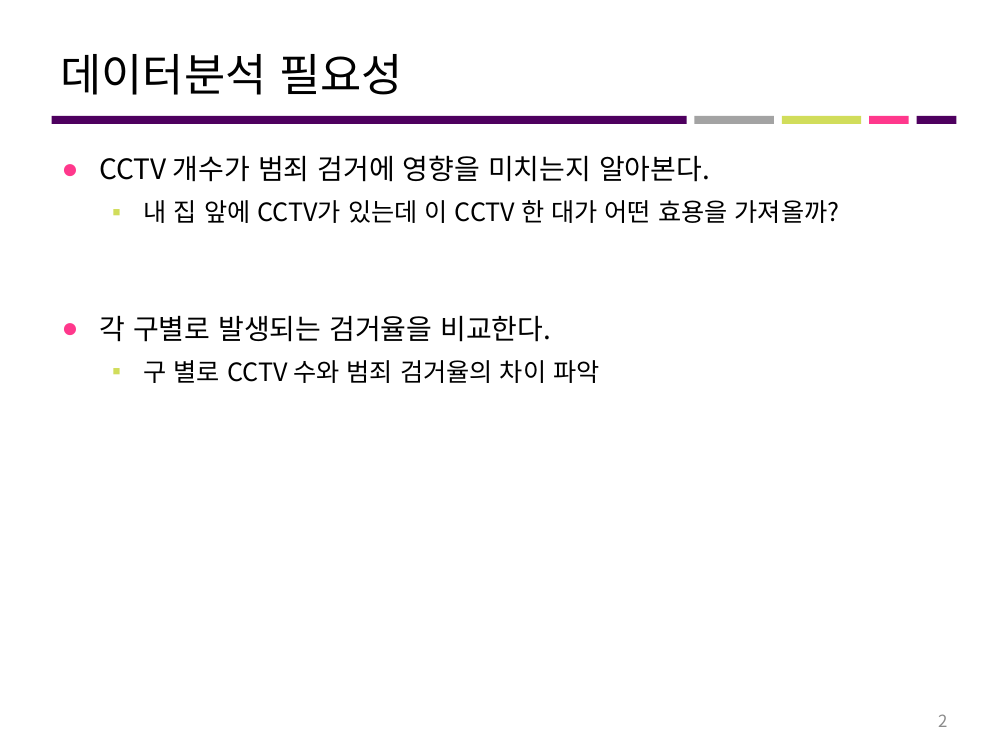
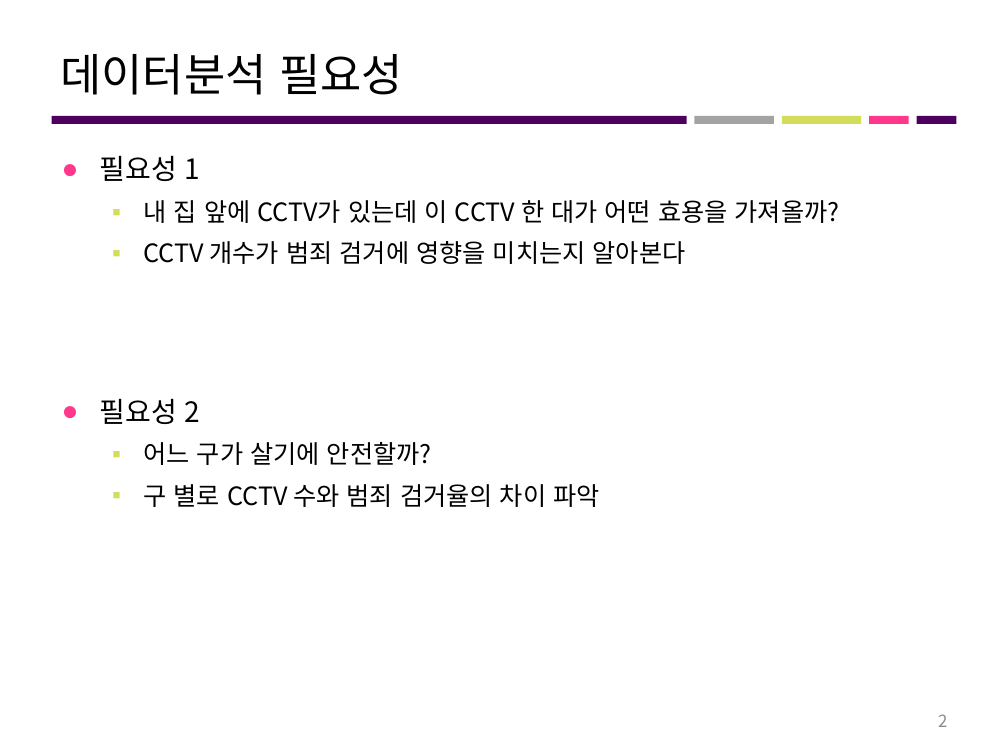
Before and after one commit to seongeun1/Projects-in-BigdataProgramming, a slide deck: slide 2 of Mission2/20160535_Mission2.pptx. Drawn at 1008x756 pixels with LibreOffice and Linux fonts; fonts in the diff are those of the drawing. Boxes give left, top, right and bottom in pixels: in the first picture for what was removed or moved away, otherwise in the second. Text is boxed around its words. In the diff, an @@ line names an element or a change of style, - is before the commit and + after.

```diff
--- a/Mission2/20160535_Mission2.pptx
+++ b/Mission2/20160535_Mission2.pptx
@@ text at bbox=[99, 155, 201, 181]: text changed @@
-● CCTV 개수가 범죄 검거에 영향을 미치는지 알아본다.
+● 필요성 1
@@ text at bbox=[99, 241, 686, 465]: text changed; size 20 to 18 pt @@
-● 각 구별로 발생되는 검거율을 비교한다.
+  ▪ CCTV 개수가 범죄 검거에 영향을 미치는지 알아본다
+● 필요성 2
+  ▪ 어느 구가 살기에 안전할까?
```
Also in this commit, not shown: 1 slide removed, 2 other files.
